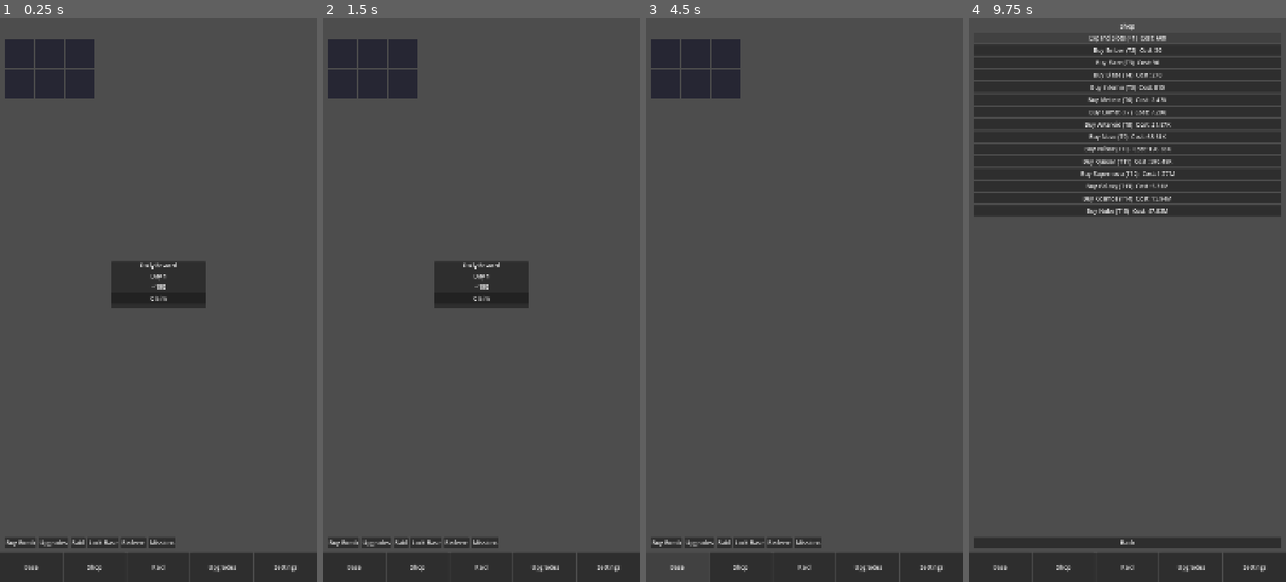
Above: before the commit, frames 1-4 (left to right).
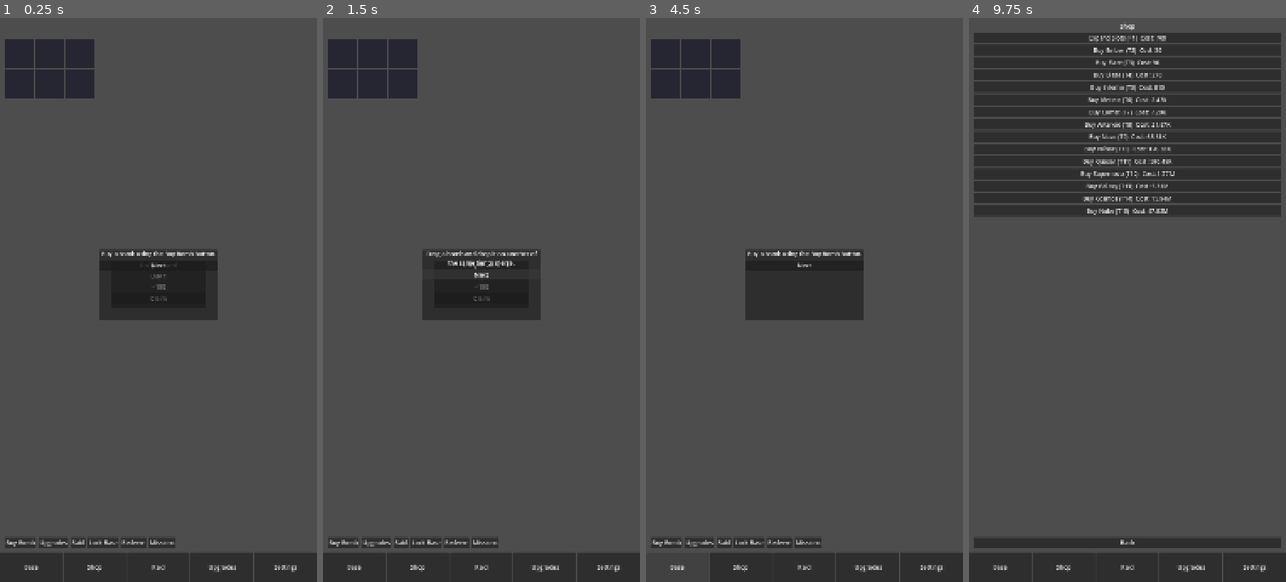
Above: after the commit, the same moments.

Repository: Dredya/Merge-a-nuke-godot-game-
Game: Godot game, scene res://scenes/main.tscn
The game is run twice, just before and just after one commit, with the same random seed, the same clock (stepped at 60 frames per second) and the same inputs.
Inputs (mouse positions are in pixels of both pictures, inside the frame that each line leads up to):
- Up to frame 1 (0.25 s): no input
- Up to frame 2 (1.5 s): click "Lock Base" at 0.5 s; click (481, 266) at 1.25 s, where only the run after the commit has a clickable "Next"
- Up to frame 3 (4.5 s): click (804, 277) at 2 s, where only the run after the commit has a clickable "Next"; click "Buy Bomb" at 2.75 s; click "Upgrades" at 3.5 s; click "Base" at 4.25 s
- Up to frame 4 (9.75 s): click "Raid" at 5 s; click "Raid" at 5.75 s; click "Raid" at 6.5 s; click "OK" at 7.25 s; click "Raid" at 8 s; click "Shop" at 8.75 s; click "Expand Slots (+1) Cost: 600" at 9.5 s

The runs differ from the first frame. In frame 1, 2.2% of the frame differs, in the area x 31-69%, y 41-54%; in frame 2, 2.1%; in frame 3, 4.5%; in frame 4, less than 0.1%.

Commit message:
Phase 6: polish and performance

Diff:
--- a/project.godot
+++ b/project.godot
@@ -12,8 +12,10 @@
 
 config/name="Merge a nuke"
 config/features=PackedStringArray("4.7", "Mobile")
-config/icon="res://icon.svg"
+config/icon="res://assets/icon.png"
 run/main_scene="res://scenes/main.tscn"
+boot_splash/show_image=true
+boot_splash/image="res://assets/splash.png"
 
 [display]
 
--- a/scenes/base_screen.tscn
+++ b/scenes/base_screen.tscn
@@ -240,6 +240,35 @@
 layout_mode = 2
 text = "Claim x2"
 
+[node name="TutorialPopup" type="PanelContainer" parent="."]
+visible = false
+layout_mode = 1
+anchors_preset = 8
+anchor_left = 0.5
+anchor_top = 0.5
+anchor_right = 0.5
+anchor_bottom = 0.5
+offset_left = -200.0
+offset_top = -120.0
+offset_right = 200.0
+offset_bottom = 120.0
+grow_horizontal = 2
+grow_vertical = 2
+
+[node name="VBoxContainer" type="VBoxContainer" parent="TutorialPopup"]
+layout_mode = 2
+theme_override_constants/separation = 8
+
+[node name="TutorialLabel" type="Label" parent="TutorialPopup/VBoxContainer"]
+layout_mode = 2
+text = "Tutorial"
+horizontal_alignment = 1
+autowrap_mode = 2
+
+[node name="TutorialNextButton" type="Button" parent="TutorialPopup/VBoxContainer"]
+layout_mode = 2
+text = "Next"
+
 [node name="AutoSpawnTimer" type="Timer" parent="."]
 wait_time = 4.0
 autostart = true
--- a/scripts/base_screen.gd
+++ b/scripts/base_screen.gd
@@ -31,6 +31,9 @@
 @onready var missions_popup: PanelContainer = $MissionsPopup
 @onready var missions_list: VBoxContainer = $MissionsPopup/VBoxContainer/MissionsList
 @onready var missions_close_button: Button = $MissionsPopup/VBoxContainer/MissionsCloseButton
+@onready var tutorial_popup: PanelContainer = $TutorialPopup
+@onready var tutorial_label: Label = $TutorialPopup/VBoxContainer/TutorialLabel
+@onready var tutorial_next_button: Button = $TutorialPopup/VBoxContainer/TutorialNextButton
 @onready var welcome_popup: PanelContainer = $WelcomePopup
 @onready var welcome_amount_label: Label = $WelcomePopup/VBoxContainer/AmountLabel
 @onready var claim_button: Button = $WelcomePopup/VBoxContainer/ClaimButton
@@ -51,6 +54,14 @@
 var _floating_active: Array[Label] = []
 
 var _pending_offline: float = 0.0
+var _tutorial_step: int = 0
+const TUTORIAL_STEPS := [
+	"Buy a bomb using the Buy Bomb button.",
+	"Drag a bomb and drop it on another of the same tier to merge.",
+	"Raid AI bases to steal cash.",
+	"Lock your base with a shield to protect it.",
+	"Tap Next to finish the tutorial.",
+]
 
 
 func _ready() -> void:
@@ -69,6 +80,7 @@
 	redeem_close_button.pressed.connect(func(): redeem_popup.visible = false)
 	claim_daily_button.pressed.connect(_on_claim_daily)
 	missions_close_button.pressed.connect(func(): missions_popup.visible = false)
+	tutorial_next_button.pressed.connect(_on_tutorial_next)
 	GameState.slots_changed.connect(_on_slots_changed)
 	Economy.income_granted.connect(_on_income_granted)
 	SaveManager.offline_earnings_ready.connect(_on_offline_ready)
@@ -78,6 +90,9 @@
 	_update_auto_timer_wait()
 	_update_event_banner()
 	code_input.virtual_keyboard_enabled = true
+	if not GameState.tutorial_completed:
+		_tutorial_step = 0
+		_show_tutorial_step()
 	# Keyboard handling: keep popup visible; Godot handles panning partially.
 	# Ensure code input doesn't get covered by setting popup top anchor (done in scene).
 
@@ -147,7 +162,6 @@
 func _process(_delta: float) -> void:
 	if is_dragging and drag_visual != null:
 		drag_visual.global_position = get_global_mouse_position() - SLOT_SIZE * 0.5
-	_update_auto_timer_wait()
 	_update_shield_visual()
 
 
@@ -484,3 +498,18 @@
 		event_banner.visible = true
 	else:
 		event_banner.visible = false
+
+
+func _show_tutorial_step() -> void:
+	if _tutorial_step < TUTORIAL_STEPS.size():
+		tutorial_label.text = TUTORIAL_STEPS[_tutorial_step]
+		tutorial_popup.visible = true
+	else:
+		tutorial_popup.visible = false
+		GameState.tutorial_completed = true
+		SaveManager.save()
+
+
+func _on_tutorial_next() -> void:
+	_tutorial_step += 1
+	_show_tutorial_step()
--- a/scripts/game_state.gd
+++ b/scripts/game_state.gd
@@ -24,6 +24,7 @@
 var mission_progress: Dictionary = {}
 var mission_claimed: Dictionary = {}
 var mission_last_reset_date: String = ""
+var tutorial_completed: bool = false
 
 
 func _ready() -> void:
--- a/scripts/save_manager.gd
+++ b/scripts/save_manager.gd
@@ -8,6 +8,7 @@
 signal offline_earnings_ready(amount: float)
 
 var pending_offline: float = 0.0
+var _last_save_time: float = 0.0
 var _autosave_timer: Timer
 
 
@@ -23,6 +24,9 @@
 func _notification(what: int) -> void:
 	if what == NOTIFICATION_APPLICATION_PAUSED or what == NOTIFICATION_WM_CLOSE_REQUEST:
 		save()
+		_last_save_time = Time.get_unix_time_from_system()
+	if what == NOTIFICATION_APPLICATION_RESUMED:
+		_handle_resume()
 
 
 func save() -> void:
@@ -41,6 +45,7 @@
 		"mission_progress": GameState.mission_progress,
 		"mission_claimed": GameState.mission_claimed,
 		"mission_last_reset_date": GameState.mission_last_reset_date,
+		"tutorial_completed": GameState.tutorial_completed,
 		"last_save_time": Time.get_unix_time_from_system(),
 	}
 	var json_text := JSON.stringify(data)
@@ -60,6 +65,7 @@
 	var err := dir.rename("save.json.tmp", "save.json")
 	if err != OK:
 		push_error("Failed to rename save file: %d" % err)
+	_last_save_time = Time.get_unix_time_from_system()
 
 
 func load_save() -> void:
@@ -116,6 +122,7 @@
 	if mc is Dictionary:
 		GameState.mission_claimed = (mc as Dictionary).duplicate()
 	GameState.mission_last_reset_date = str(data.get("mission_last_reset_date", ""))
+	GameState.tutorial_completed = bool(data.get("tutorial_completed", false))
 	GameState.cash_changed.emit(GameState.cash)
 	GameState.slots_changed.emit()
 	Economy.upgrades_loaded.emit()
@@ -134,3 +141,22 @@
 		if amount > 0.0:
 			pending_offline = amount
 			offline_earnings_ready.emit(amount)
+
+
+func _handle_resume() -> void:
+	if _last_save_time <= 0.0:
+		_last_save_time = Time.get_unix_time_from_system()
+		return
+	var now := Time.get_unix_time_from_system()
+	var elapsed := now - _last_save_time
+	var cap := Economy.offline_cap_hours * 3600.0
+	if elapsed > cap:
+		elapsed = cap
+	if elapsed < 0.0:
+		elapsed = 0.0
+	var income := GameState.income_per_second_total() * Economy.income_multiplier
+	var amount := elapsed * income
+	if amount > 0.0:
+		pending_offline = amount
+		offline_earnings_ready.emit(amount)
+	_last_save_time = now
--- a/scripts/shop_screen.gd
+++ b/scripts/shop_screen.gd
@@ -44,6 +44,7 @@
 			GameState.cash -= float(t.buy_cost)
 			GameState.cash_changed.emit(GameState.cash)
 			GameState.set_slot(i, tier)
+			_refresh()
 			return
 
 
@@ -56,6 +57,7 @@
 	GameState.slot_count += 1
 	GameState.slots.append(0)
 	GameState.slots_changed.emit()
+	_refresh()
 
 
 func _on_back() -> void:
Binary file added: assets/icon.png
Binary file added: assets/splash.png
Not shown, changed: AGENTS.md
